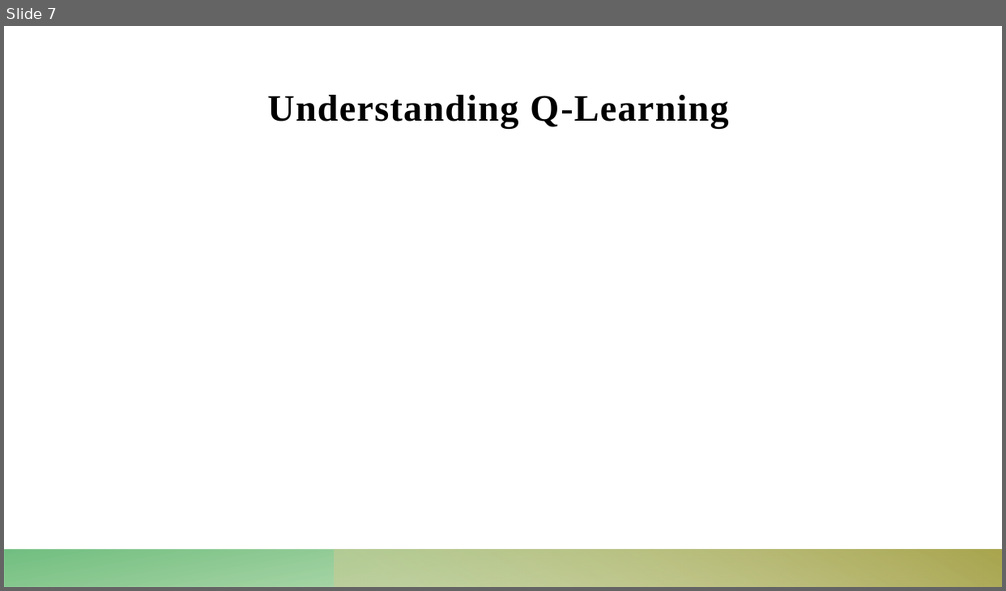
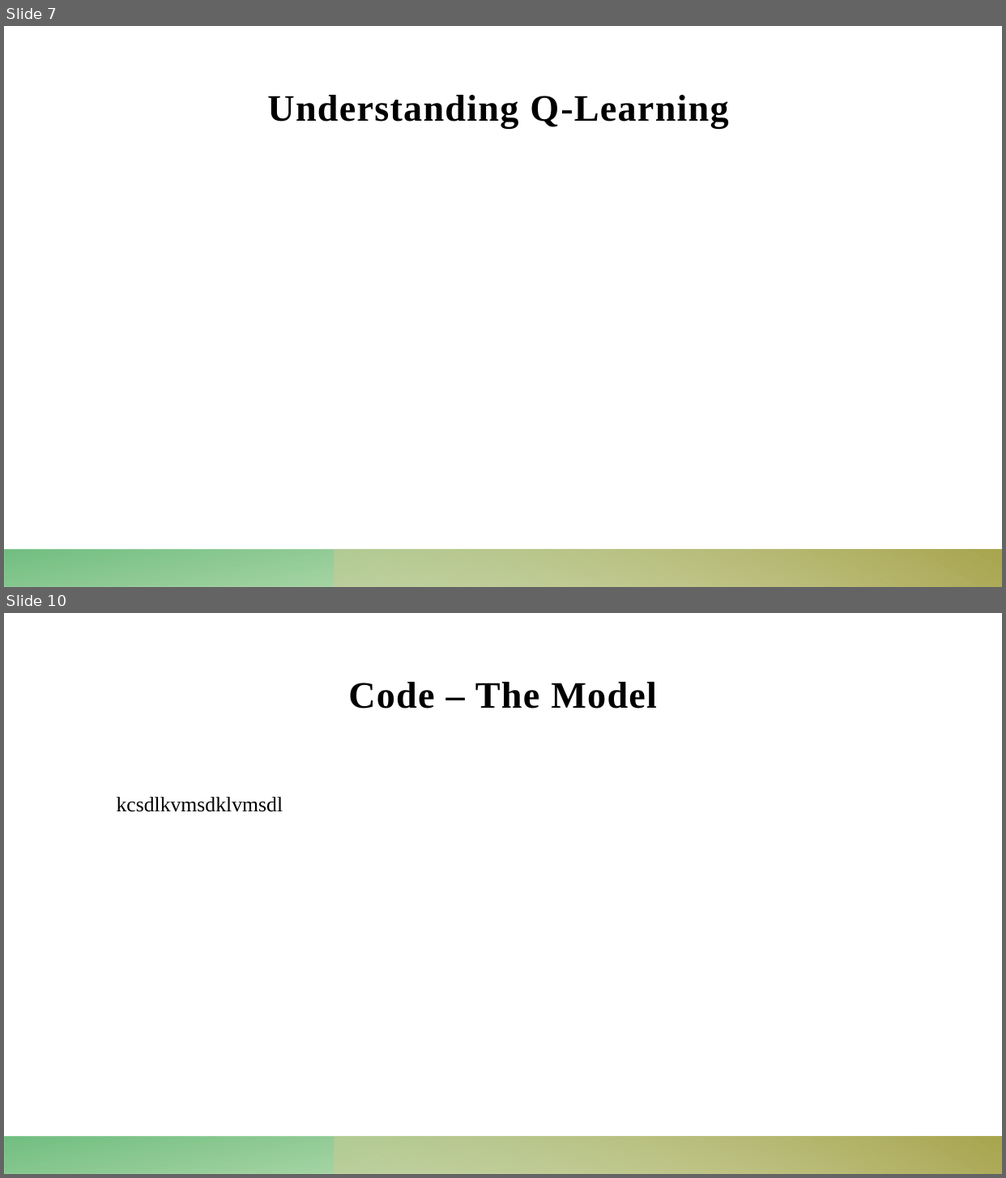
Before and after one commit to Dekel23/Sokoban-DRL, a slide deck: presentation.pptx. Shown one above the other, each under a label of ours: slide 7 before the commit, slides 7 and 10 after it; the slides between them are not shown. The pictures are 1006x591 and 1006x1178 pixels, drawn with LibreOffice and Linux fonts; fonts in the diff are those of the drawing; grey boxes stand for pictures. Boxes give left, top, right and bottom in pixels: in the first picture for what was removed or moved away, otherwise in the second. Text is boxed around its words. In the diff, an @@ line names an element or a change of style, - is before the commit and + after.

```diff
--- a/presentation.pptx
+++ b/presentation.pptx
@@ slide 10 added at [4,613,1002,1174], background #FFFFFF; not listed: 2 template elements that a slide beside it also shows @@
@@ title added at [348,682,657,709], 36 pt, text #000000, bold @@
+Code – The Model
@@ text added at [117,797,283,812], 20 pt, text #000000 @@
+kcsdlkvmsdklvmsdl
```
Also in this commit, not shown: 1 slide changed, 5 other slides added, 10 other files.
